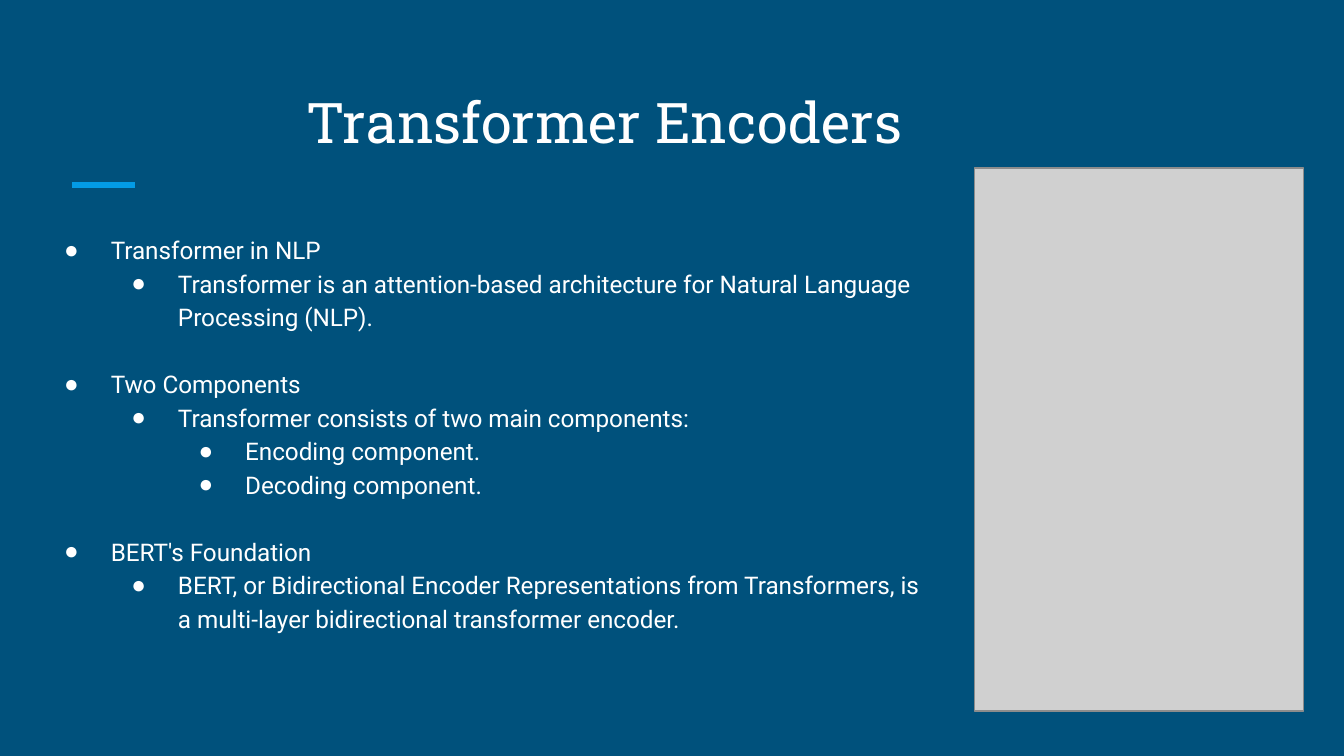
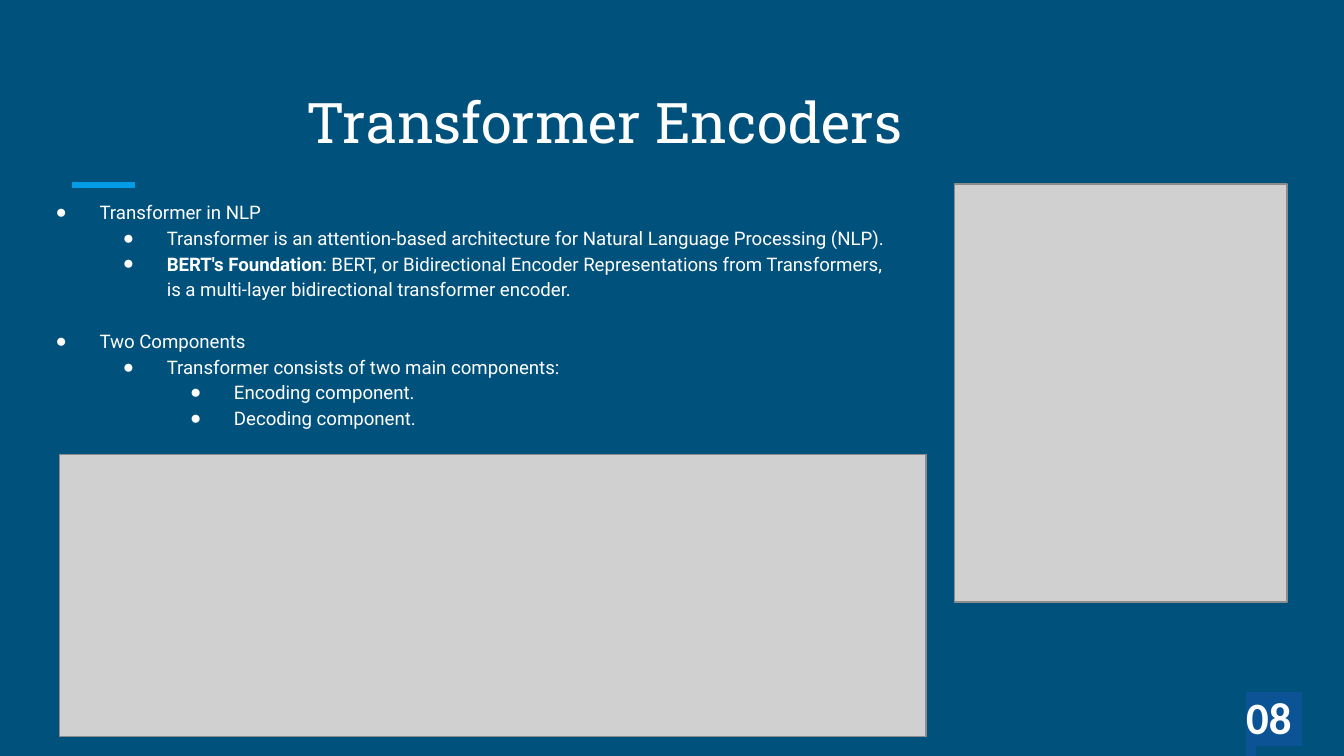
Before and after one commit to Mohammad-Aman-Ullah-Khan-Uday/cse438, a slide deck: slide 8 of Submission 01/slide.pptx. Drawn at 1344x756 pixels with LibreOffice and Linux fonts; fonts in the diff are those of the drawing; grey boxes stand for pictures. Boxes give left, top, right and bottom in pixels: in the first picture for what was removed or moved away, otherwise in the second. Text is boxed around its words. In the diff, an @@ line names an element or a change of style, - is before the commit and + after.

```diff
--- a/Submission 01/slide.pptx
+++ b/Submission 01/slide.pptx
@@ text "Transformer in NLP": place and size @@
-text "Transformer in NLP" at (111, 240, 919, 633)
+text "Transformer in NLP" at (100, 205, 884, 429)
@@ text at (100, 205, 884, 429): size 13 to 10 pt in "Transformer in NLP", "Transformer is an attention-based architecture for Natural ...", "Two Components", "Transformer consists of two main components:" and 2 more places; indent changed @@
@@ picture: place and size @@
-picture at (974, 168, 1304, 711)
+picture at (954, 184, 1286, 602)
@@ text at (167, 257, 881, 300): paragraphs added @@
+  ● BERT's Foundation: BERT, or Bidirectional Encoder Representations from Transformers,
+is a multi-layer bidirectional transformer encoder.
@@ picture added at (59, 454, 926, 737) @@
@@ text at (111, 542, 919, 633): paragraphs removed @@
-● BERT's Foundation
-  ● BERT, or Bidirectional Encoder Representations from Transformers, is a multi-layer bidirectional transformer encoder.
@@ text added at (1246, 703, 1291, 735), 24 pt, text #FFFFFF, bold @@
+08
```
Also in this commit, not shown: 10 other slides changed, 2 slides added, 2 slides removed.
